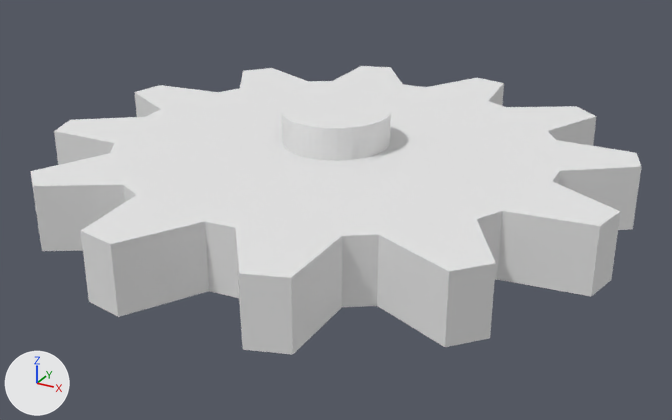
The OBJ model main/resources/assets/redoxiation/textures/models/CogModel.obj: old version first, new version second.
Rendered twice from a 50 mm camera at (0.828, -1.505, 0.795) aimed at (0.014, -0.027, 0.055). Every picture has the same lights, and +X, +Y and +Z are marked at lower left. Where no turn or scale is listed for an object, it has been applied to the vertices.
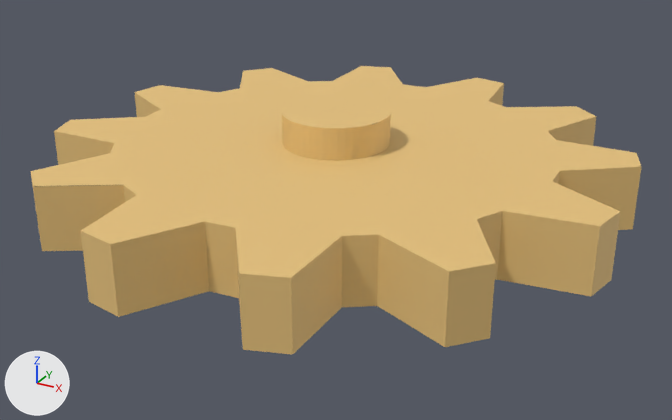
Boxes (x1, y1, x2, y2) around the edits, measured in the pictures (672 x 420 px):
'Cylinder001', surface changed (white to beige)
    both: (30, 66, 641, 354)

The change in detail:
Picture 'WoodenCogTexture.png' (img_woodencogtexture_png) is new.
In material 'Material.001' (mat_material_001), base_color is no longer (0.8, 0.8, 0.8), white #e7e7e7.
In material 'Material.001' (mat_material_001), texture is now set to img_woodencogtexture_png.
In material 'Material.001' (mat_material_001), roughness goes from 1.0 to 0.69.
me_cylinder001 has 288 vertices, 572 faces and spans x -0.565..0.565, y -0.565..0.565, z 0.0..0.25.
me_cylinder001 is used by ob_cylinder001; location (0.0, 0.0, 0.0).
me_cylinder001 part 1: 572 kept faces spanning x -0.565..0.565, y -0.565..0.565, z 0.0..0.25 get new texture (UV) coordinates.
